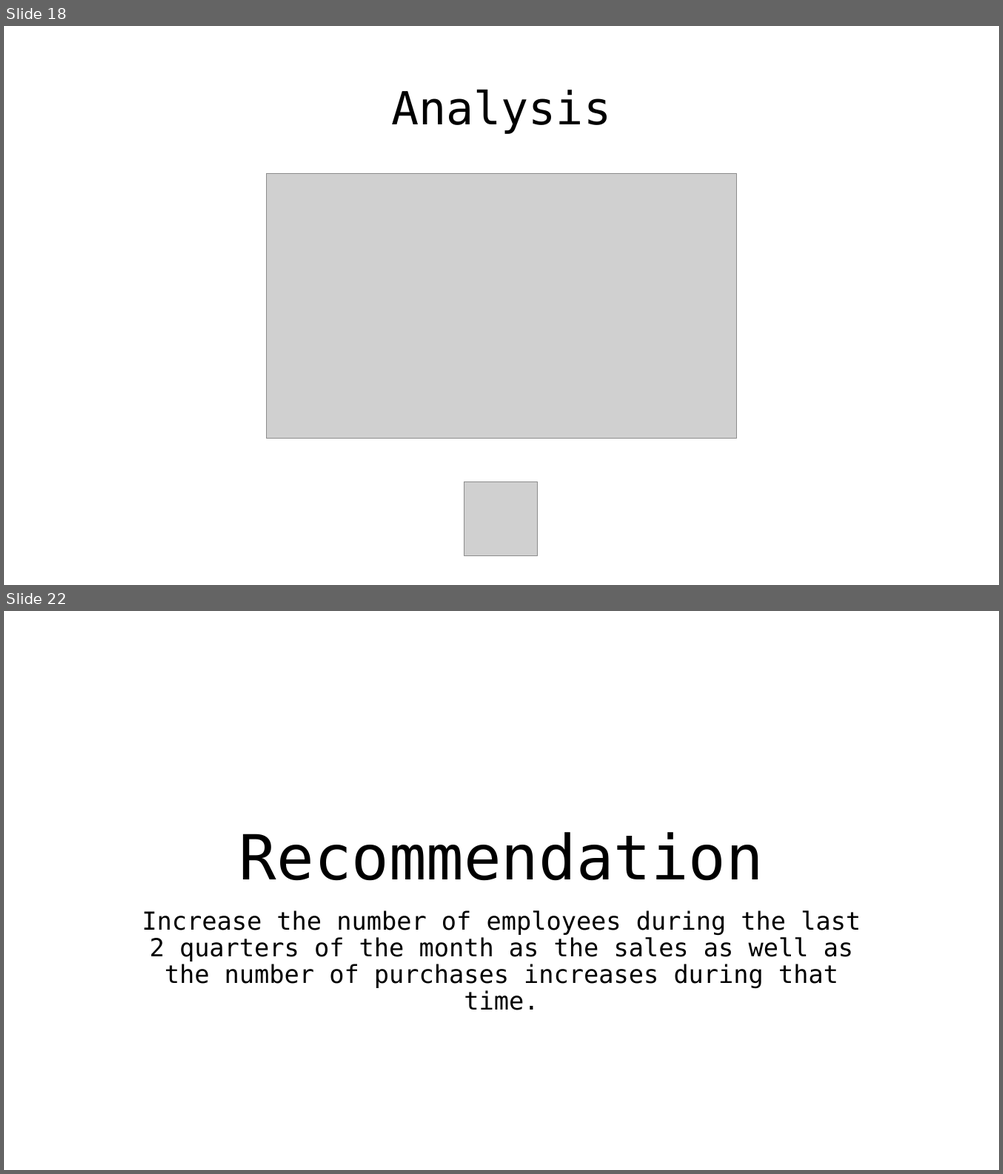
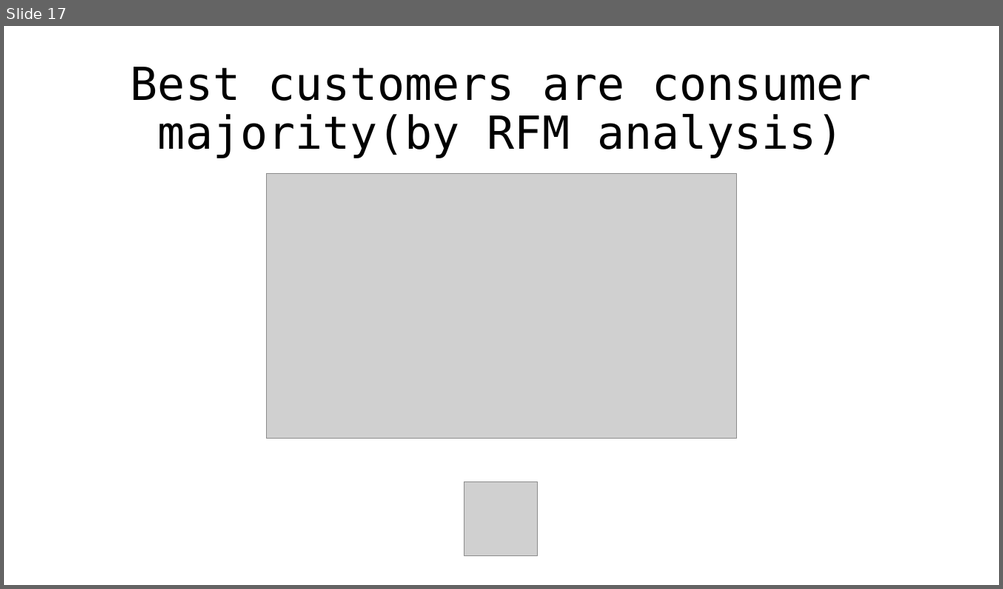
Before and after one commit to duy4nt/Data-Analysis, a slide deck: SuperstoreSalesAnalysis/Superstore Dataset Analysis.pptx. Shown one above the other, each under a label of ours: slides 18 and 22 before the commit, slide 17 after it; the slides between them are not shown. The pictures are 1003x1174 and 1003x589 pixels, drawn with LibreOffice and Linux fonts; fonts in the diff are those of the drawing; grey boxes stand for pictures. Boxes give left, top, right and bottom in pixels: in the first picture for what was removed or moved away, otherwise in the second. Text is boxed around its words. In the diff, an @@ line names an element or a change of style, - is before the commit and + after.

```diff
--- a/SuperstoreSalesAnalysis/Superstore Dataset Analysis.pptx
+++ b/SuperstoreSalesAnalysis/Superstore Dataset Analysis.pptx
@@ slide 22 removed at box(4, 611, 999, 1170), background #FFFFFF @@
@@ title removed at box(239, 832, 763, 881) @@
-Recommendation
@@ subtitle removed at box(142, 911, 860, 1011) @@
-Increase the number of employees during the last 2 quarters of the month as the sales as well as the number of purchases increases during that time.
@@ what was slide 18 is now slide 17 @@
@@ slide 17 changed as well @@
@@ title at box(131, 67, 871, 158): text changed @@
-Analysis
+Best customers are consumer majority(by RFM analysis)
```
Also in this commit, not shown: 3 other slides changed, 15 slides added, 17 other slides removed, 2 other files.
